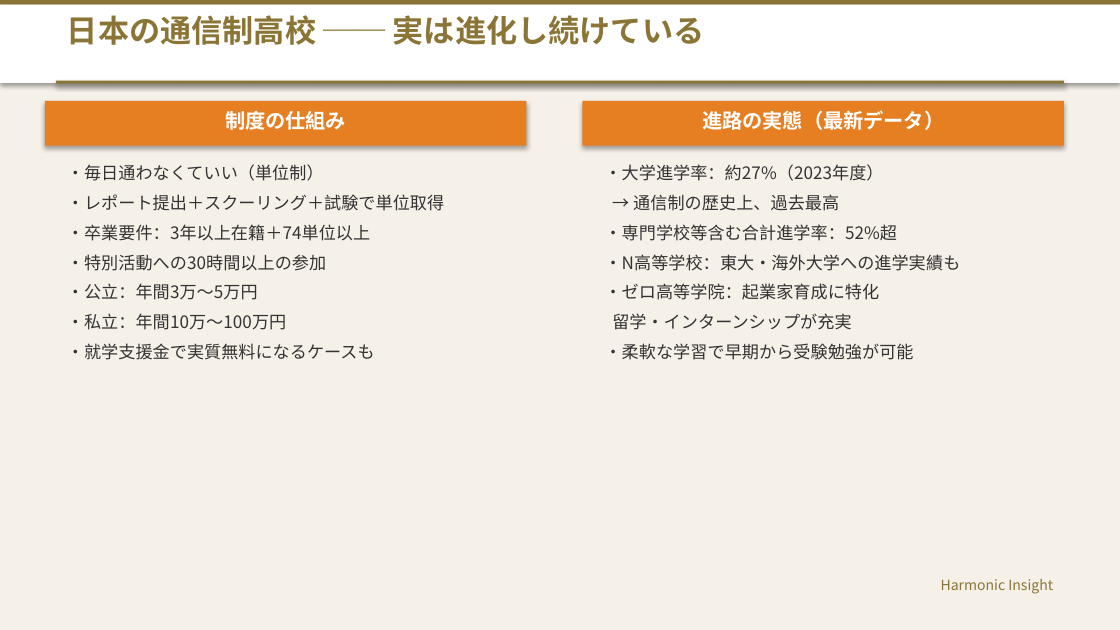
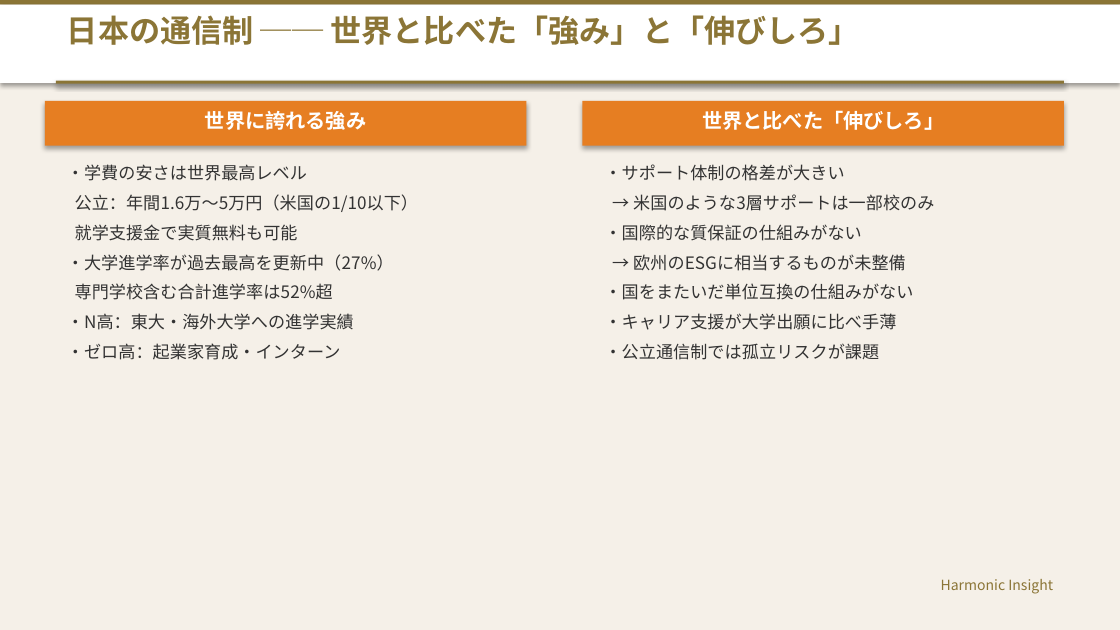
Before and after one commit to HarmonicInsight/Movie_Contents, a slide deck: slide 8 of 海外学習_留学_グローバルオンライン教育_プレゼンテーション.pptx. Drawn at 1120x630 pixels with LibreOffice and Linux fonts; fonts in the diff are those of the drawing. Boxes give left, top, right and bottom in pixels: in the first picture for what was removed or moved away, otherwise in the second. Text is boxed around its words. In the diff, an @@ line names an element or a change of style, - is before the commit and + after.

```diff
--- a/海外学習_留学_グローバルオンライン教育_プレゼンテーション.pptx
+++ b/海外学習_留学_グローバルオンライン教育_プレゼンテーション.pptx
@@ text at <box>67,15,860,45</box>: text changed @@
-日本の通信制高校 ── 実は進化し続けている
+日本の通信制 ── 世界と比べた「強み」と「伸びしろ」
@@ text at <box>205,111,366,130</box>: text changed @@
-制度の仕組み
+世界に誇れる強み
@@ text at <box>702,110,944,130</box>: text changed @@
-進路の実態（最新データ）
+世界と比べた「伸びしろ」
@@ text at <box>67,164,418,360</box>: text changed @@
-・毎日通わなくていい（単位制）
-・レポート提出＋スクーリング＋試験で単位取得
-・卒業要件：3年以上在籍＋74単位以上
-・特別活動への30時間以上の参加
-・公立：年間3万〜5万円
-・私立：年間10万〜100万円
-・就学支援金で実質無料になるケースも
+・学費の安さは世界最高レベル
+公立：年間1.6万〜5万円（米国の1/10以下）
+就学支援金で実質無料も可能
+・大学進学率が過去最高を更新中（27%）
+専門学校含む合計進学率は52%超
+・N高：東大・海外大学への進学実績
+・ゼロ高：起業家育成・インターン
@@ text at <box>605,164,934,360</box>: text changed @@
-・大学進学率：約27%（2023年度）
-→ 通信制の歴史上、過去最高
-・専門学校等含む合計進学率：52%超
-・N高等学校：東大・海外大学への進学実績も
-・ゼロ高等学院：起業家育成に特化
-留学・インターンシップが充実
-・柔軟な学習で早期から受験勉強が可能
+・サポート体制の格差が大きい
+→ 米国のような3層サポートは一部校のみ
+・国際的な質保証の仕組みがない
+→ 欧州のESGに相当するものが未整備
+・国をまたいだ単位互換の仕組みがない
+・キャリア支援が大学出願に比べ手薄
+・公立通信制では孤立リスクが課題
```
Also in this commit, not shown: 7 other slides changed, 1 other file.
